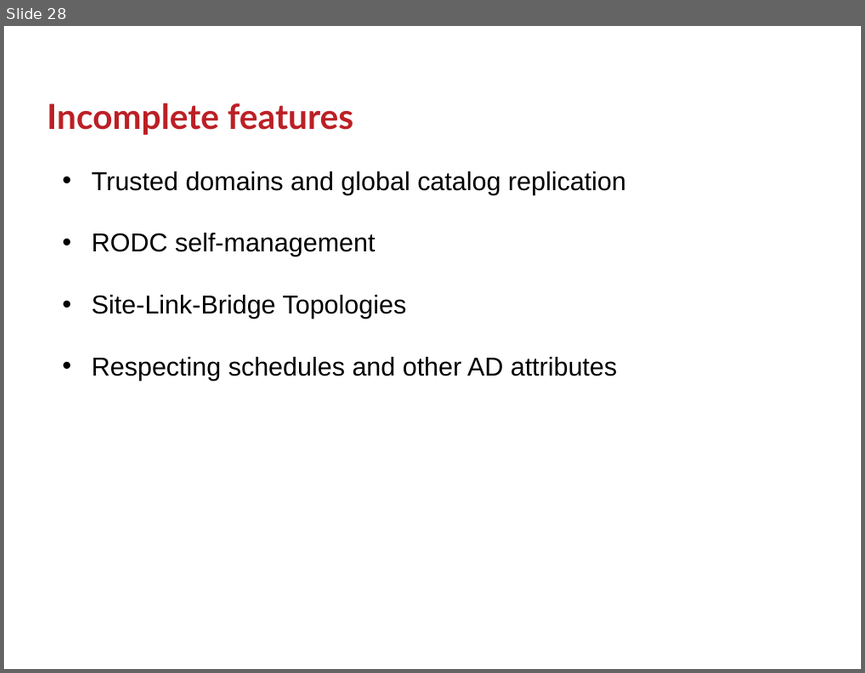
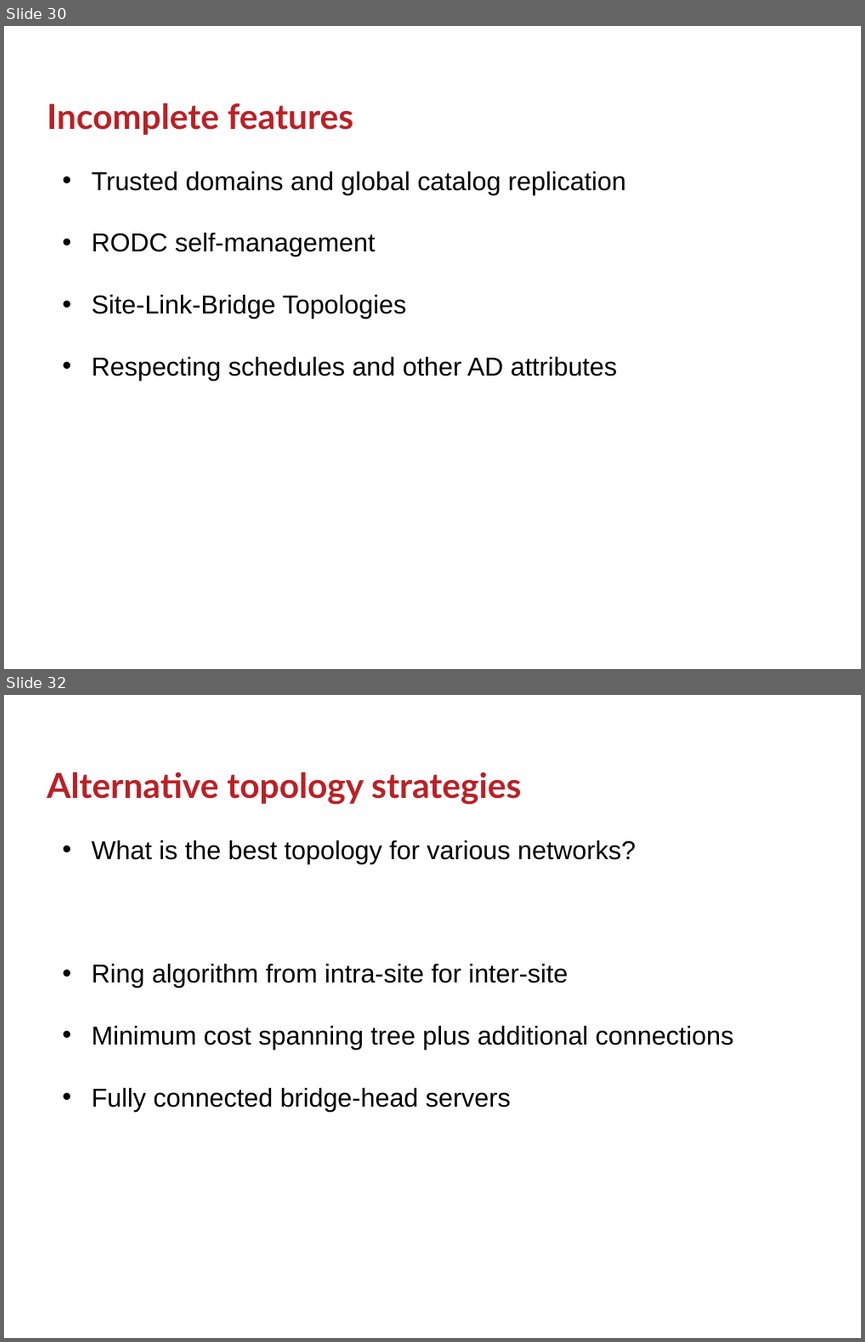
Before and after one commit to GSam/Slides, a slide deck: Samba KCC.pptx. Shown one above the other, each under a label of ours: slide 28 before the commit, slides 30 and 32 after it; the slides between them are not shown. The pictures are 865x673 and 865x1342 pixels, drawn with LibreOffice and Linux fonts; fonts in the diff are those of the drawing; background and template pictures are left out. Boxes give left, top, right and bottom in pixels: in the first picture for what was removed or moved away, otherwise in the second. Text is boxed around its words. In the diff, an @@ line names an element or a change of style, - is before the commit and + after.

```diff
--- a/Samba KCC.pptx
+++ b/Samba KCC.pptx
@@ slide 32 added at (4,695,861,1338), background #FFFFFF @@
@@ title added at (46,771,521,805), 32 pt, text #BB2025, bold @@
+Alternative topology strategies
@@ text added at (92,840,734,1111), 24 pt, text #000000 @@
+• What is the best topology for various networks?
+• Ring algorithm from intra-site for inter-site
+• Minimum cost spanning tree plus additional connections
+• Fully connected bridge-head servers
@@ what was slide 28 is now slide 30 @@
```
Also in this commit, not shown: 4 slides changed, 3 other slides added, 1 slide removed.
